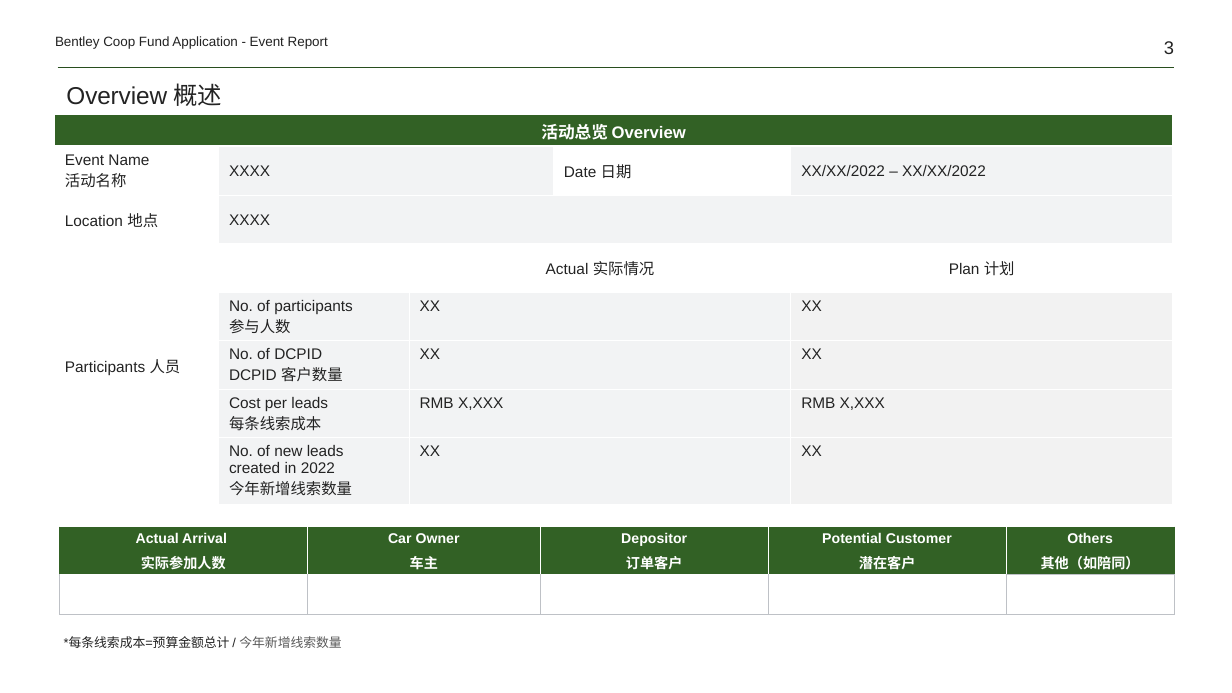
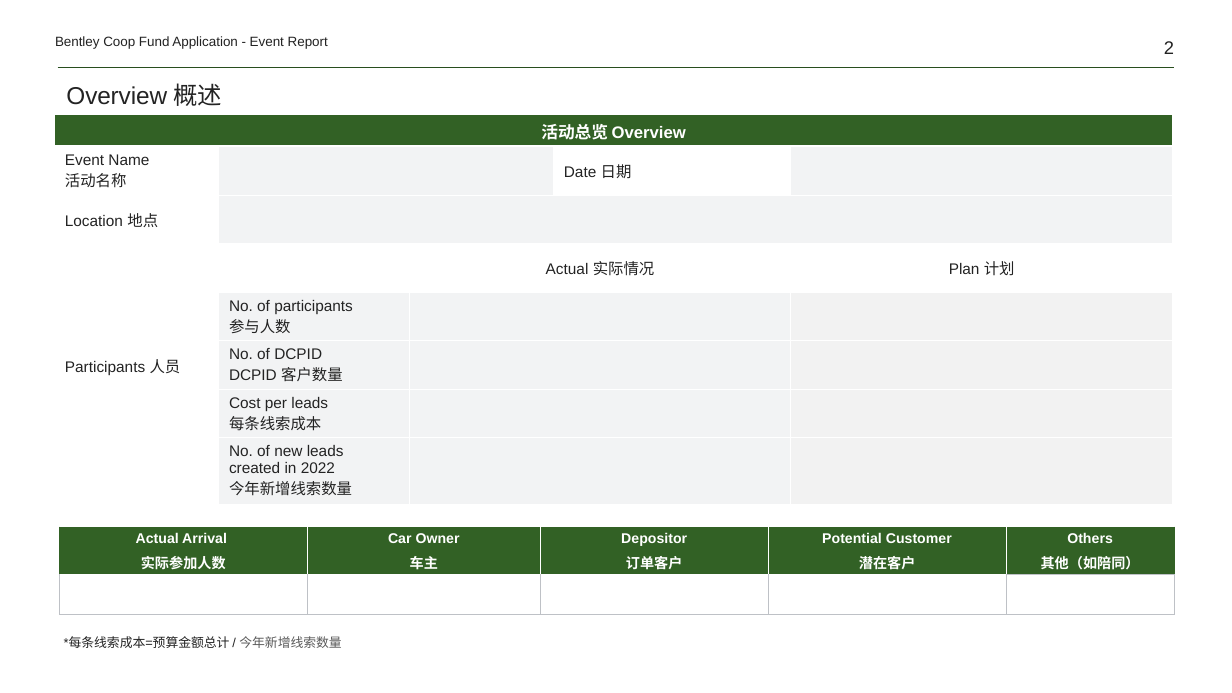
Before and after one commit to Yrtech-Tony/com.yrtech.Bentley.API.Upgrade, a slide deck: slide 2 of com.yrtech.bentleyAPI/com.yrtech.InventoryAPI/template/ReportHandOver.pptx (slide 3 before the commit). Drawn at 1232x693 pixels with LibreOffice and Linux fonts; fonts in the diff are those of the drawing. Boxes give left, top, right and bottom in pixels: in the first picture for what was removed or moved away, otherwise in the second. Text is boxed around its words. In the diff, an @@ line names an element or a change of style, - is before the commit and + after.

```diff
--- a/com.yrtech.bentleyAPI/com.yrtech.InventoryAPI/template/ReportHandOver.pptx
+++ b/com.yrtech.bentleyAPI/com.yrtech.InventoryAPI/template/ReportHandOver.pptx
@@ page number at <box>1164,41,1174,54</box>: text changed @@
-3
+2
@@ table at <box>55,115,1173,506</box> @@
-row 2, column 2: XXXX
+row 2, column 2: 
-row 2, column 5: XX/XX/2022 – XX/XX/2022
+row 2, column 5: 
-row 3, column 2: XXXX
+row 3, column 2: 
-row 5, column 3: XX
+row 5, column 3: 
-row 5, column 5: XX
+row 5, column 5: 
-row 6, column 3: XX
+row 6, column 3: 
-row 6, column 5: XX
+row 6, column 5: 
-row 7, column 3: RMB X,XXX
+row 7, column 3: 
-row 7, column 5: RMB X,XXX
+row 7, column 5: 
-row 8, column 3: XX
+row 8, column 3: 
-row 8, column 5: XX
+row 8, column 5: 
```
Also in this commit, not shown: 3 other slides changed, 1 slide added, 2 slides removed, 12 other files.
